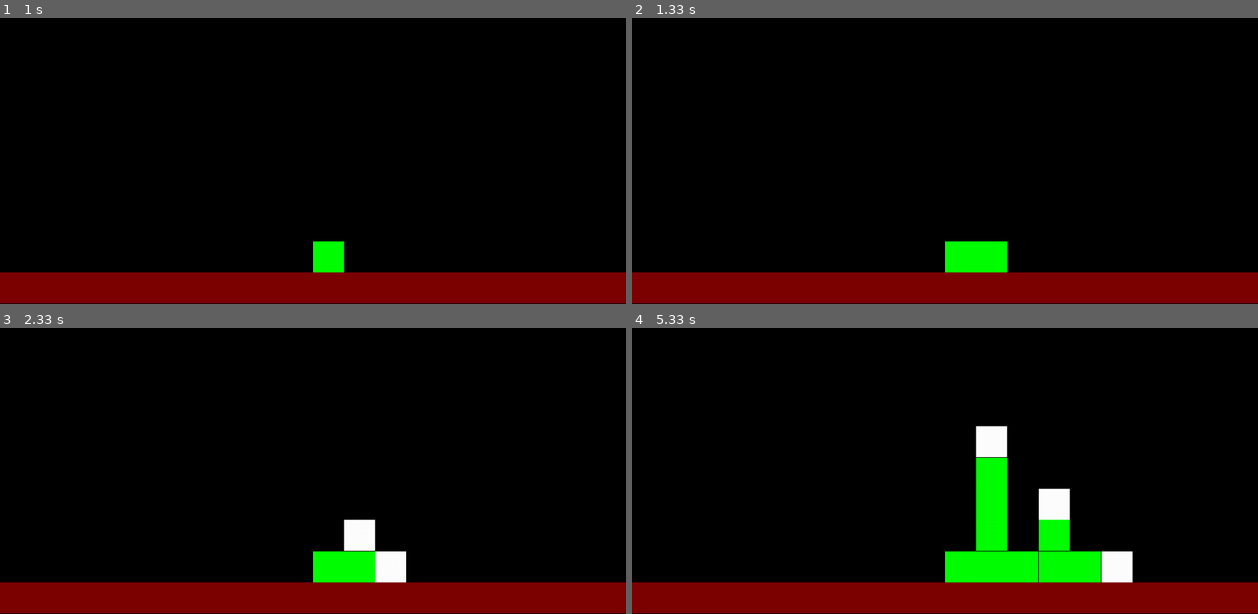
Above: before the commit, frames 1-4 (two rows, left to right).
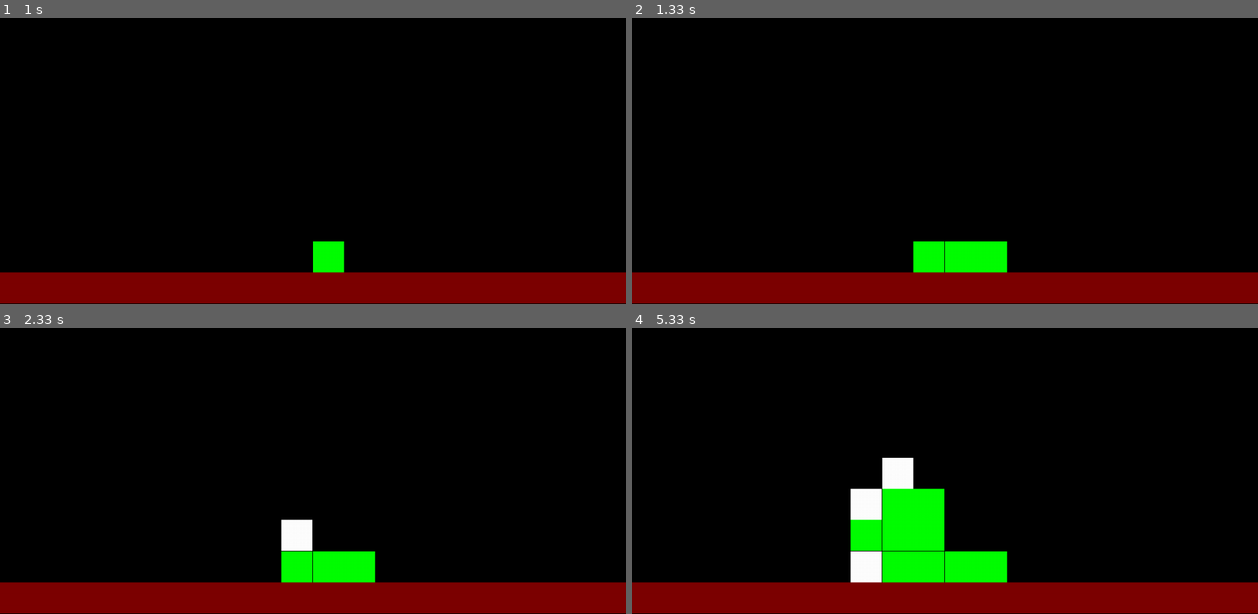
Above: after the commit, the same moments.

Repository: AlexDey/PythonTreeEvolution
Game: pygame game, started from PythonTestApplication1/solve.py
Same seed, same stepped clock (60 frames per second), same inputs: the game is played once before the commit and once after it.
Inputs:
- Up to frame 1 (1 s): no input
- Up to frame 2 (1.33 s): no input
- Up to frame 3 (2.33 s): no input
- Up to frame 4 (5.33 s): no input

Frame 1 is identical in both runs. In frame 2, 0.6% of the frame differs, in the area x 44-50%, y 77-90%; in frame 3, 2.2%; in frame 4, 11%, in the area x 34-80%, y 34-90%.

Commit message:
работа с энергией

Diff:
--- a/PythonTestApplication1/settings.py
+++ b/PythonTestApplication1/settings.py
@@ -1,7 +1,7 @@
 from random import randint, seed
 
 # start DNA
-seed(30) #9 #30 #34 #38 #70
+seed(9) #9 #30 #34 #38 #70
 dna_start = [[randint(0,30) for i in range(4)] for j in range(16)]
 
 # example DNA from foo52
@@ -38,7 +38,7 @@
 # tree = corn.copy() # copy;  # tree = corn - just reference
 # newCorn = [] # list for new iteration
 
-newCorn = [[0, row_start, column_start]] # corn start position
+newCorn = [[0, row_start, column_start]] # corn start genome and position
 tree = newCorn.copy() # copy;  # tree = corn - just reference
 corn = []
 
@@ -46,6 +46,10 @@
 energy = 300 # Каждое новое дерево получает 300 единиц энергии подъёмных.
 energy_tree_live = 13 # Каждый ход дерево тратит на каждую клетку 13 единиц энергии.
 energy_corn_grow = 18 # Белые отростки собирают энергию для роста новых отростков и превращения себя в древесину. Для этого требуется 18 единиц энергии.
+energy_sun_levels = [i+4 for i in range(rows, 0, -1)] # Уровни энергии от солнца в зависимости от высоты
+# energy_sun_levels = [[(i+4)*j for j in range(1,4)]for i in range(rows, 0, -1)] # Уровни энергии от солнца в зависимости от высоты с множителем от 1 до 3
 
 # debug data
 pause = False
+
+# temp = [[0, 18, 10], [14, 18, 9], [8, 18, 11], [2, 17, 9], [10, 16, 9], [0, 17, 8], [2, 16, 8], [14, 17, 7], [8, 18, 8]]
--- a/PythonTestApplication1/solve.py
+++ b/PythonTestApplication1/solve.py
@@ -1,6 +1,7 @@
-# дать дереву энергию, которая тратиться каждый ход на поддержание жизни клетки
-# Сделать энергию солнца которая разная в зависимости от высоты
-# сделать чтоб клетки поглащало энергию
+# дать дереву энергию, которая тратиться каждый ход на поддержание жизни клетки ++
+# Сделать энергию солнца которая разная в зависимости от высоты ++
+# сделать чтоб клетки поглащало энергию ++
+# дерево поглащают энергию отдельно, зерно отдельно
 
 #import drawTurtle as tdraw
 import drawPygame as tdraw
@@ -31,7 +32,7 @@
         tree.append([activeDNA[0], cellCorn[1], cellCorn[2]-1])
         world[cellCorn[1]][cellCorn[2]-1] = 2
         tdraw.addCorn(cellCorn[1],cellCorn[2]-1)
-        expenses_energy("left")
+        energy_corn_decrease("left")
     if (cellCorn[2] == columns):
         cellCorn[2] = 0
 
@@ -43,7 +44,7 @@
         tree.append([activeDNA[3], cellCorn[1], cellCorn[2]+1])
         world[cellCorn[1]][cellCorn[2]+1] = 2
         tdraw.addCorn(cellCorn[1],cellCorn[2]+1)
-        expenses_energy("right")
+        energy_corn_decrease("right")
     if (cellCorn[2] == -1):
         cellCorn[2] = columns-1
 
@@ -53,7 +54,7 @@
         tree.append([activeDNA[1], cellCorn[1]-1, cellCorn[2]])
         world[cellCorn[1]-1][cellCorn[2]] = 2
         tdraw.addCorn(cellCorn[1]-1,cellCorn[2])
-        expenses_energy("up")
+        energy_corn_decrease("up")
 
 def grow_down():
     if ((activeDNA[3] < 16) & (world[cellCorn[1]+1][cellCorn[2]] == 0)):
@@ -61,14 +62,43 @@
         tree.append([activeDNA[3], cellCorn[1]+1, cellCorn[2]])
         world[cellCorn[1]+1][cellCorn[2]] = 2
         tdraw.addCorn(cellCorn[1]+1,cellCorn[2])
-        expenses_energy("down")
+        energy_corn_decrease("down")
 
-def expenses_energy(msg):
+def energy_corn_decrease(msg):
     global energy, energy_corn_grow
     energy -= energy_corn_grow
     print("-----------")
     print(msg)
     print("subtraction: ", -energy_corn_grow)
+    print("all energy:  ", energy)
+
+def energy_tree_decrease():
+    global energy, k
+    count_tree_cells = len(tree) - len(newCorn)
+    energy_decrese = -energy_tree_live * count_tree_cells
+    energy += energy_decrese
+    print("===========")
+    print("iter: ", k)
+    print("tree sells:  ", count_tree_cells)
+    print("decrease: ", energy_decrese)
+    print("all energy:  ", energy)
+
+def energy_increase():
+    global energy
+    tree_sort = sorted(sorted(tree, key=lambda tree: tree[1]), key=lambda tree: tree[2])
+    column_local = -1 #tree_sort[0][2]
+    multiplier = 3
+    energy_increase = 0
+    for tree_cell in tree_sort:
+        if (tree_cell[2]!=column_local):
+            column_local = tree_cell[2]
+            multiplier = 3
+            energy_increase += energy_sun_levels[tree_cell[1]] * multiplier
+        elif (tree_cell[2]==column_local and multiplier > 1):
+            multiplier -= 1
+            energy_increase += energy_sun_levels[tree_cell[1]] * multiplier
+    energy += energy_increase
+    print("increase: ", energy_increase)
     print("all energy:  ", energy)
 
 # def main():
@@ -79,13 +109,6 @@
 k=0
 while (k < min_side):
     k += 1
-    print("===========")
-    print("iter: ",k)
-    energy -= energy_tree_live * (len(tree) - len(newCorn))
-    print("tree sells:  ", len(tree) - len(newCorn))
-    print("subtraction: ", -energy_tree_live * (len(tree) - len(newCorn)))
-    print("all energy:  ", energy)
-
     # redraw window
     tdraw.update()
     tdraw.cornToTree()
@@ -95,21 +118,22 @@
     #   pause_pygame()
     pause_pygame()
 
+    energy_tree_decrease()
+    energy_increase()
+
     # timestep
     if (k < min_side):
        sleep(1.005)
 
     # update corn
-    # if (k != 1):
-    #     corn = newCorn
     corn = newCorn
     newCorn = []
     for cellCorn in corn:
         if (world[cellCorn[1]][cellCorn[2]] == 2):
             activeDNA = dna_start[cellCorn[0]]
 
+            grow_up()
             grow_left()
-            grow_up()
             grow_right()
             grow_down()
 
